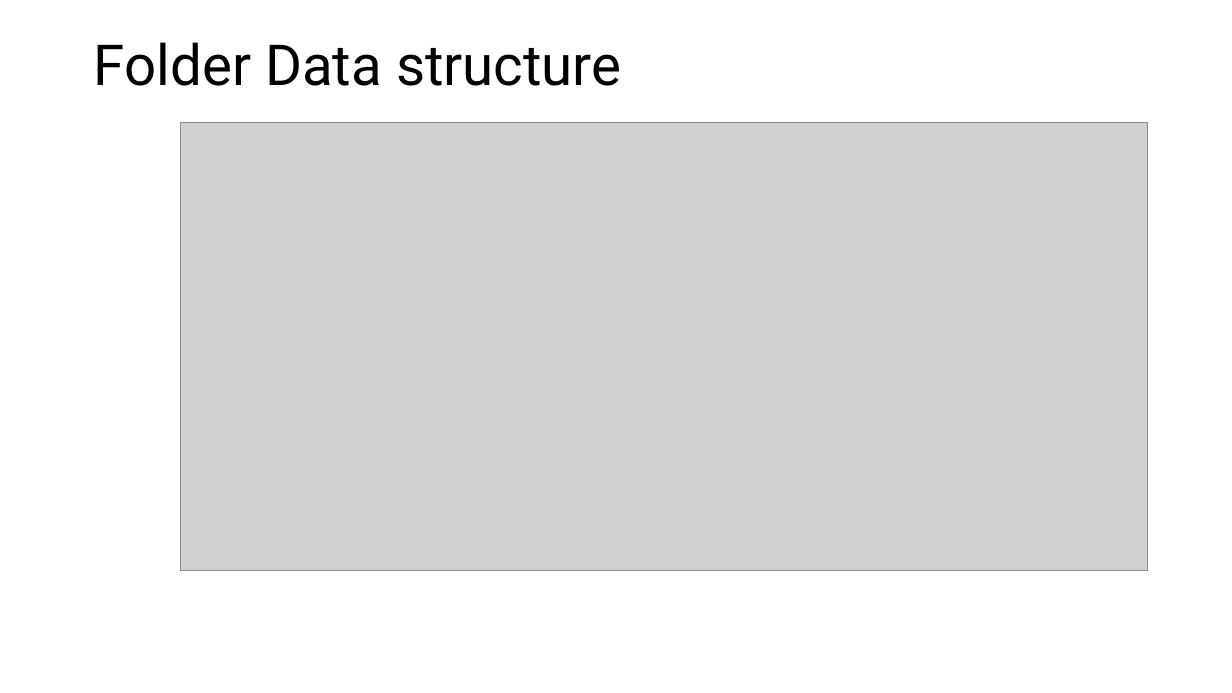
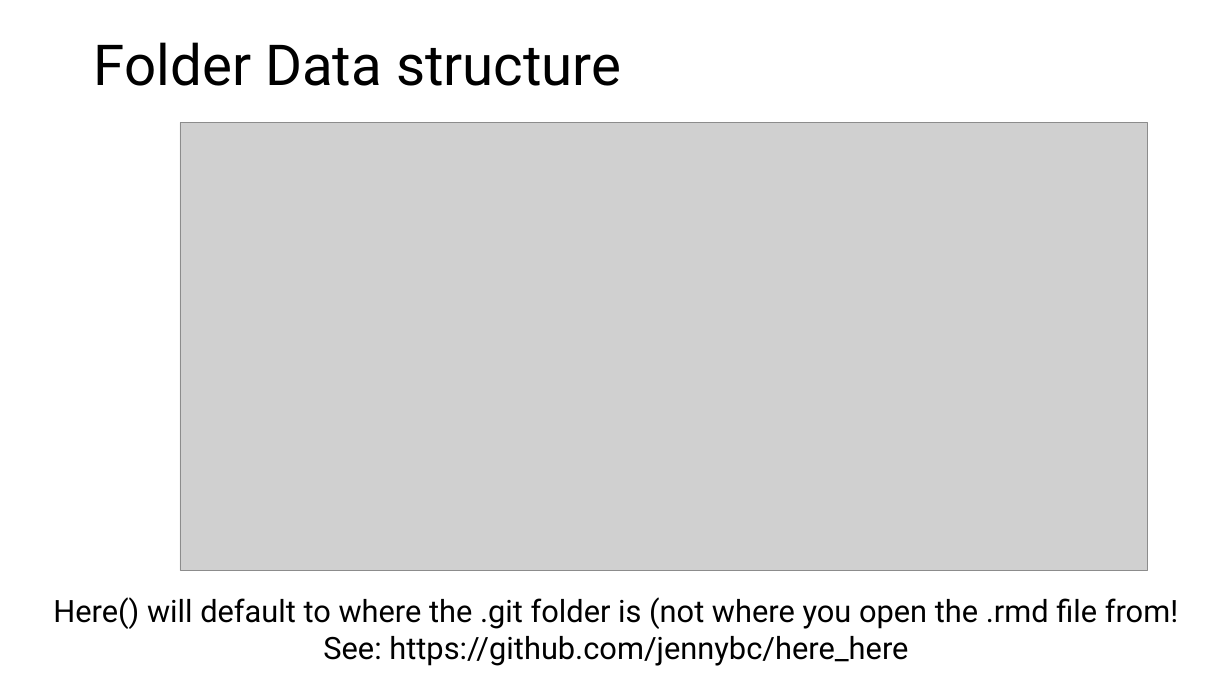
Before and after one commit to usckrc/macula_densa_scRNAseq, a slide deck: slide 6 of presentations/project_introduction_jwn.pptx. Drawn at 1232x693 pixels with LibreOffice and Linux fonts; fonts in the diff are those of the drawing; grey boxes stand for pictures. Boxes give left, top, right and bottom in pixels: in the first picture for what was removed or moved away, otherwise in the second. Text is boxed around its words. In the diff, an @@ line names an element or a change of style, - is before the commit and + after.

```diff
--- a/presentations/project_introduction_jwn.pptx
+++ b/presentations/project_introduction_jwn.pptx
@@ text added at (53,597,1178,666), 24 pt, text #000000 @@
+Here() will default to where the .git folder is (not where you open the .rmd file from!
+See: https://github.com/jennybc/here_here
```
Also in this commit, not shown: 4 other slides changed, 12 slides added, 3 slides removed, 4 other files.
